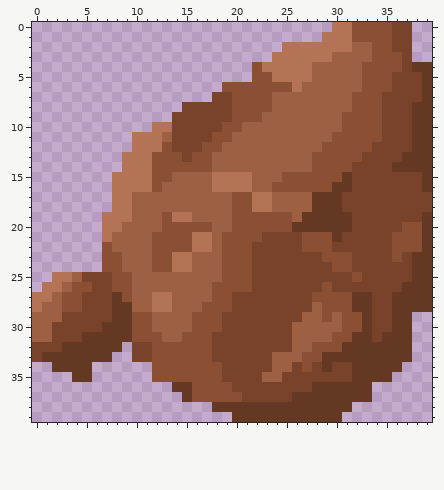
Pixel-art sprite, stored at assets/obstacles/1.png. Above: the version before the commit.
The file is 80x80 pixels, drawn in blocks of 2x2; one block is one cell here.
New version:
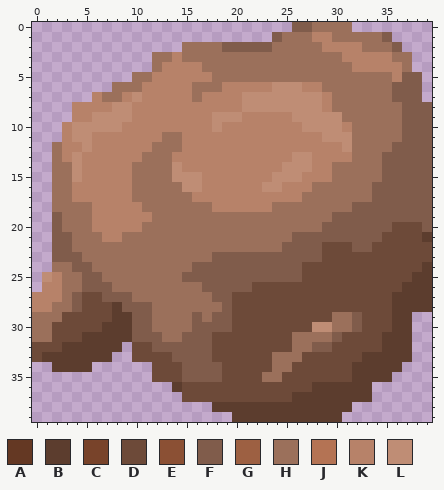
Palette (. is transparent): A #643823  B #5c3d2e  C #78432a  D #6d4a39  E #8b5034  F #805c4b  G #9d6042  H #9b705b  J #b47354  K #b78269  L #bf8d75
Changes in this commit:
Changed rows in their new state; - is an unchanged pixel.
first column x 0:
 0 --------------------------FFHHHH......--
 1 ------------------------FHHHKKHHHHHF..--
 2 ---------------HHHHFFFFFHHHHHKKKKHHHF.--
 3 ------------HHKHHHHHHHHHHHHHHHHKKKKKHH--
 4 ------------HKKKKHHHHHHHHHHHHHHHKKKKKH..
 5 ----------HHKKKKKKHHHHHHHHHHHHHHHHHHKFF.
 6 --------HHHKKKKKHHHKKKKKLLLKKHHHHHHHFFF.
 7 ------KHHKLKKKKKHKKKKLLLLLLLLKHHHHHHFFF.
 8 ----KKKKLLKKKKKKKKKKKLLLLLLLLKHHHHHHHFFF
 9 ----KKLLLLKKKKKKKKLLLKKKKKLLLLLHHHHHHFFF
10 ---KLLLLLKKKKKKKKKLKKKKKKKKLLLLKHHHHHFFF
11 ---KLLKKKKKKKHHKKKKKKKKKKKKKKLLLHHHHHFFF
12 --HKKLKKKKKKHHHKKKKKKKKKKKKKKKKLHHHHFFFF
13 --HKLKKKKKKHHHKKKKKKKKKKKKLLKKKKHHHFFFFF
14 --HHLKKKKKHHHHLKKKKKKKKKKLLLKKHHHHHFFFFF
15 --HHLKKKKKHHHHLLLKKKKKKKLLLKKKHHHHHFFFFF
16 --HHKKKKKKHHHHHLLKKKKKKLLKKKHHHHHHFFFFFF
17 --HHKKKKKKHHHHHHKKKKKKKKKKKHHHHHHHFFFFFF
18 --HHHHKKKKKHHHHHHHKKKKKKHHHHHHHHFFFFFFFF
19 --FHHHKKKKKKHHHHHHHHHHHHHHHHHHFFFFFFFFFF
20 --FHHHKKKKKHHHHHHHHHHHHHHHHHHFFFFFFFDDDF
21 --FFHHHKKHHHHHHHHHHHHHHHHHFFFFFFFFFDDDDB
22 --FFHHHHHHHHHHHHHHHHHHHHHFFFFDDDFFDDDDDD
23 --FFFHHHHHHHHHHHHHFFFFFFFFFFFDDDDDDDDDDD
24 --HHFFHHHHHHHHHHFFFFFFFFFFFDDDDDDDDDDDDB
25 -LKHHFFHHHHHHHHFFFFFFFFFFFFDDDDDDDDDDDBB
26 -KKHHFFFHHHHHHHHHFFFFFDDDDDDDDDDDDDDDBBB
27 KKKHFDDFFFHHHHHHHHFFDDDDDDDDDDDDDDDDBBBB
28 KKHHFDDDBFFFHHHHHHHFDDDDDDDDDDDDDDDDBBBB
29 HHHDDDDDBBFFHHHHFHFFDDDDDDDDDDHHFDDDBB--
30 HHDDDDDBBBFFHHHHFFFFDDDDDDDDLLHHFDDDBB--
31 HHDDDBBBBBFFFHHFFFDDDDDDDDHHHHFDDDDBBB--
32 DDDBBBBBB-DDFFFFFFDDDDDDDDHHFFDDDDDBBB--
33 DBBBBBBB--DDDDFFFFDDDDDDHHHDDDDDDBBBBB--
34 --BBBB------DDDFFFFDDDDDHHDDDDDDBBBBB---
35 ----..------DDDFFFFDDDDHHDDDDDDDBBBB----
36 --------------BDDDDDDDDDDDDDBBBBBB------
37 ---------------DDDDDDDDDDDBBBBBBBB------
38 ------------------BBBBBBBBBBBBBB--------
39 --------------------BBBBBBBBBBB---------
